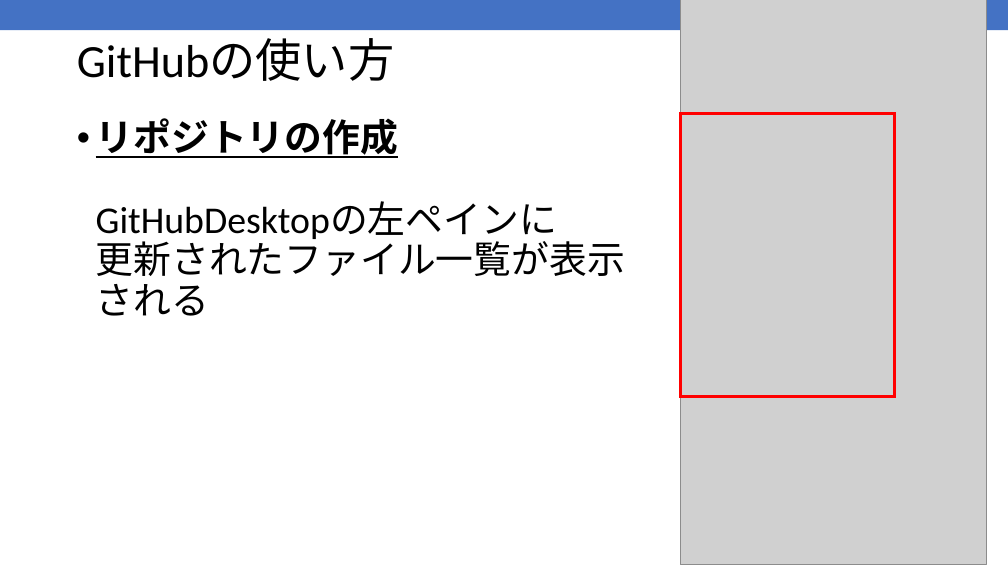
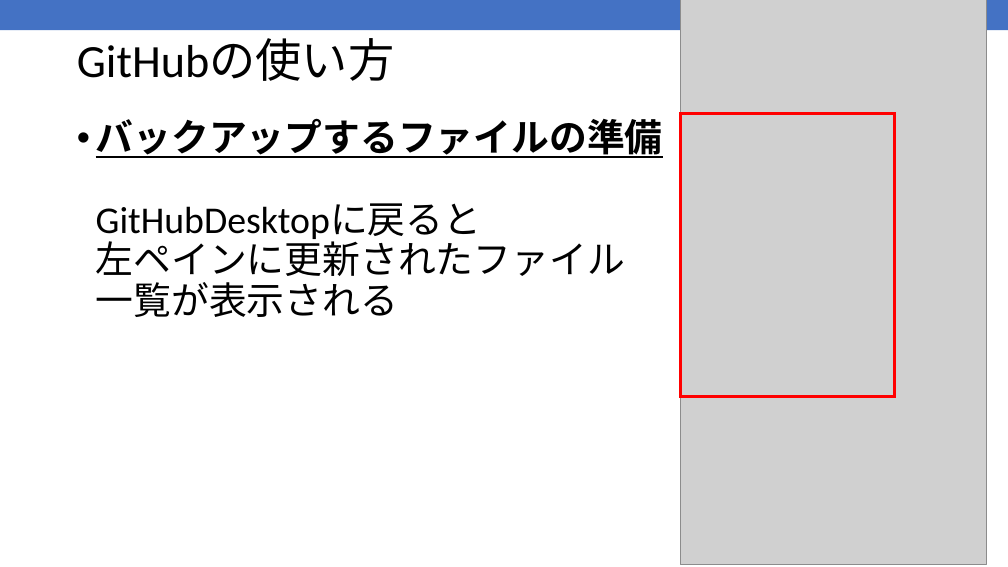
Before and after one commit to kic-murata/cpp2025, a slide deck: slide 49 of 授業資料/GitHub登録方法.pptx (slide 47 before the commit). Drawn at 1008x567 pixels with LibreOffice and Linux fonts; fonts in the diff are those of the drawing; grey boxes stand for pictures. Boxes give left, top, right and bottom in pixels: in the first picture for what was removed or moved away, otherwise in the second. Text is boxed around its words. In the diff, an @@ line names an element or a change of style, - is before the commit and + after.

```diff
--- a/授業資料/GitHub登録方法.pptx
+++ b/授業資料/GitHub登録方法.pptx
@@ text at [96,118,663,317]: text changed @@
-• リポジトリの作成
-  GitHubDesktopの左ペインに
-  更新されたファイル一覧が表示
-  される
+• バックアップするファイルの準備
+  GitHubDesktopに戻ると
+  左ペインに更新されたファイル
+  一覧が表示される
```
Also in this commit, not shown: 24 other slides changed.
